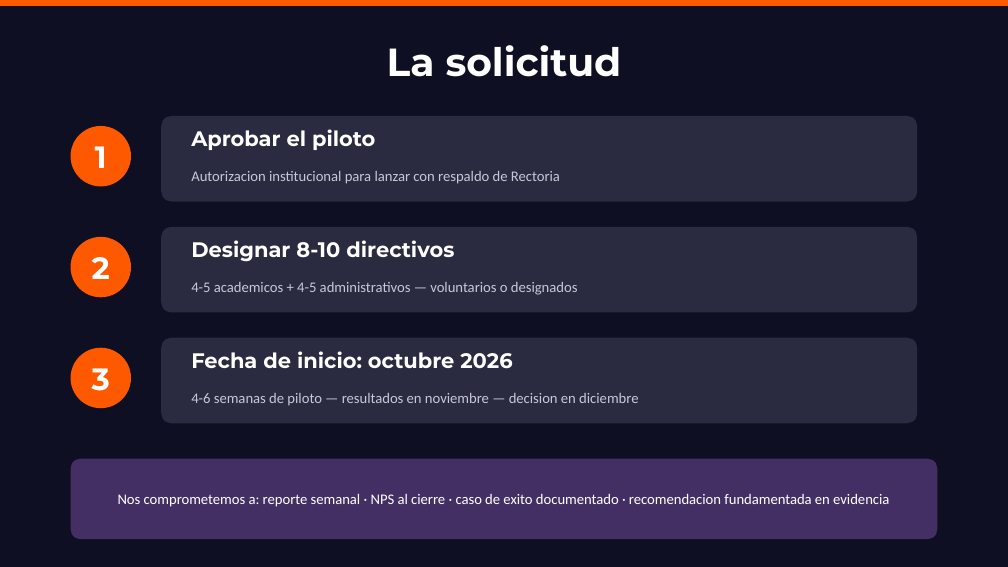
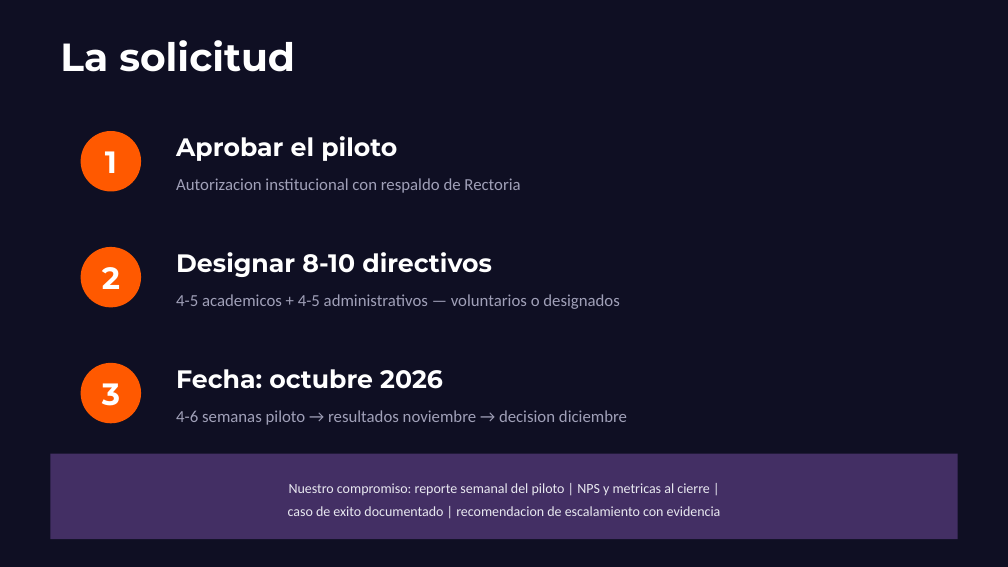
Before and after one commit to gvaldezr/cursos-ia-agente, a slide deck: slide 8 of fase8-campana-mkt-venta/presentacion_ejecutiva_anahuac.pptx. Drawn at 1008x567 pixels with LibreOffice and Linux fonts; fonts in the diff are those of the drawing. Boxes give left, top, right and bottom in pixels: in the first picture for what was removed or moved away, otherwise in the second. Text is boxed around its words. In the diff, an @@ line names an element or a change of style, - is before the commit and + after.

```diff
--- a/fase8-campana-mkt-venta/presentacion_ejecutiva_anahuac.pptx
+++ b/fase8-campana-mkt-venta/presentacion_ejecutiva_anahuac.pptx
@@ rectangle removed at <box>0,0,1008,6</box> @@
@@ text "La solicitud": place and size @@
-text "La solicitud" at <box>387,45,622,77</box>
+text "La solicitud" at <box>60,40,295,72</box>
@@ text "La solicitud" at <box>60,40,295,72</box>: alignment centre to left @@
@@ rounded rectangle removed at <box>161,116,917,202</box> @@
@@ text "1": place and size @@
-text "1" at <box>95,146,107,168</box>
+text "1" at <box>105,151,117,173</box>
@@ ellipse: place and size @@
-ellipse at <box>71,126,131,186</box>
+ellipse at <box>81,131,141,192</box>
@@ text "Aprobar el piloto": place and size @@
-text "Aprobar el piloto" at <box>191,129,375,150</box>
+text "Aprobar el piloto" at <box>176,136,397,161</box>
@@ text "Aprobar el piloto" at <box>176,136,397,161</box>: size 15 to 18 pt @@
@@ text at <box>176,178,520,193</box>: text changed; size 10.5 to 12 pt; text colour #C8C8D8 to #A0A0B8 @@
-Autorizacion institucional para lanzar con respaldo de Rectoria
+Autorizacion institucional con respaldo de Rectoria
@@ rounded rectangle removed at <box>161,227,917,312</box> @@
@@ text "2": place and size @@
-text "2" at <box>92,257,110,279</box>
+text "2" at <box>102,267,120,289</box>
@@ ellipse: place and size @@
-ellipse at <box>71,237,131,297</box>
+ellipse at <box>81,247,141,307</box>
@@ text "Designar 8-10 directivos" at <box>176,252,492,277</box>: size 15 to 18 pt @@
@@ text "Designar 8-10 directivos": place and size @@
-text "Designar 8-10 directivos" at <box>191,240,454,262</box>
+text "Designar 8-10 directivos" at <box>176,252,492,277</box>
@@ text "4-5 academicos + 4-5 administrativos ...": place and size @@
-text "4-5 academicos + 4-5 administrativos ..." at <box>191,282,578,295</box>
+text "4-5 academicos + 4-5 administrativos ..." at <box>176,294,619,309</box>
@@ text "4-5 academicos + 4-5 administrativos ..." at <box>176,294,619,309</box>: size 10.5 to 12 pt, text colour #C8C8D8 to #A0A0B8 @@
@@ rounded rectangle removed at <box>161,338,917,423</box> @@
@@ text "3": place and size @@
-text "3" at <box>92,368,110,391</box>
+text "3" at <box>102,383,120,406</box>
@@ ellipse: place and size @@
-ellipse at <box>71,348,131,408</box>
+ellipse at <box>81,363,141,423</box>
@@ text at <box>176,369,443,389</box>: text changed; size 15 to 18 pt @@
-Fecha de inicio: octubre 2026
+Fecha: octubre 2026
@@ text at <box>176,410,627,425</box>: text changed; size 10.5 to 12 pt; text colour #C8C8D8 to #A0A0B8 @@
-4-6 semanas de piloto — resultados en noviembre — decision en diciembre
+4-6 semanas piloto → resultados noviembre → decision diciembre
@@ rectangle: place and size @@
-rectangle at <box>71,459,937,539</box>
+rectangle at <box>50,454,958,539</box>
@@ rectangle at <box>50,454,958,539</box>: rounded rectangle to rectangle @@
@@ text at <box>288,483,721,516</box>: text changed; size 10.5 to 10 pt; text colour #FFFFFF to #E8E8F0 @@
-Nos comprometemos a: reporte semanal · NPS al cierre · caso de exito documentado · recomendacion fundamentada en evidencia
+Nuestro compromiso: reporte semanal del piloto | NPS y metricas al cierre |
+caso de exito documentado | recomendacion de escalamiento con evidencia
```
Also in this commit, not shown: 8 other slides changed, 5 other files.
